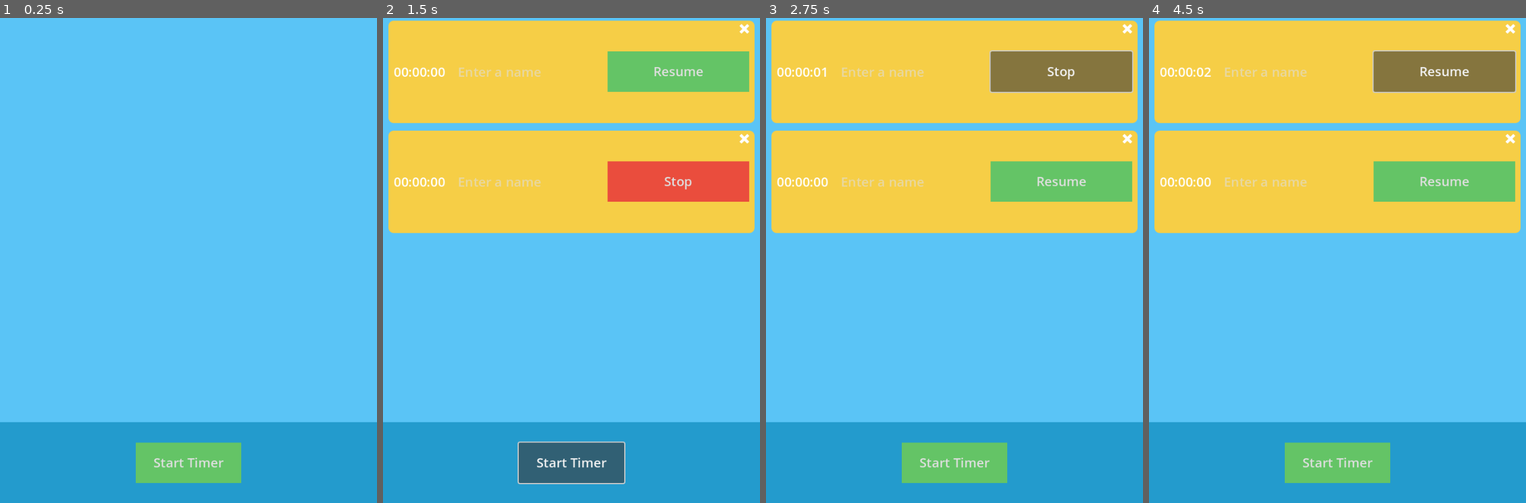
Above: before the commit, frames 1-4 (left to right).
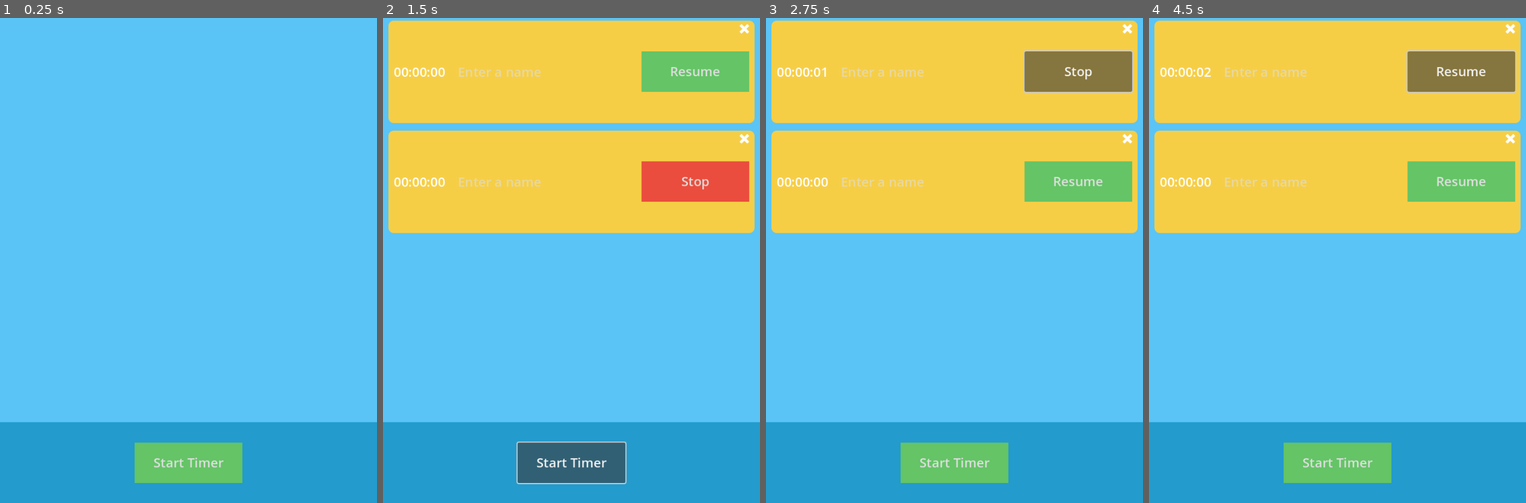
Above: after the commit, the same moments.

Repository: spaceyjase/timely
Game: Godot game, scene res://Scenes/Main/main_scene.tscn
The game is run twice, just before and just after one commit, with the same random seed, the same clock (stepped at 60 frames per second) and the same inputs.
Inputs:
- Up to frame 1 (0.25 s): no input
- Up to frame 2 (1.5 s): click "Start Timer" at 0.5 s; click "Start Timer" at 1.25 s
- Up to frame 3 (2.75 s): click "Resume" at 2 s
- Up to frame 4 (4.5 s): click "Stop" at 2.75 s; click "Resume" at 3.5 s; click "Stop" at 4.25 s

The runs differ from the first frame. In frame 1, less than 0.1% of the frame differs, in the area x 35-65%, y 87-96%; in frame 2, 1.9%; in frame 3, 2.0%; in frame 4, 2.0%, in the area x 35-90%, y 6-96%.

Commit message:
feat(ui): support longer timer names
 - issue #4

Diff:
--- a/Scenes/Main/main_scene.tscn
+++ b/Scenes/Main/main_scene.tscn
@@ -54,7 +54,7 @@
 theme_override_styles/panel = SubResource("StyleBoxFlat_twrxw")
 
 [node name="StartTimerButton" type="Button" parent="VBoxContainer/Panel"]
-custom_minimum_size = Vector2(150, 75)
+custom_minimum_size = Vector2(200, 75)
 layout_mode = 1
 anchors_preset = 8
 anchor_left = 0.5
--- a/Test/timer_test.gd
+++ b/Test/timer_test.gd
@@ -7,6 +7,7 @@
 	if timer_row == null:
 		printerr("timer_row is null")
 	timer_is_created()
+	timer_name_check()
 	timer_is_stopped_on_new()
 	timers_stopped_on_resume()
 	max_timers_new_timer_not_added()
@@ -23,6 +24,11 @@
 func timer_is_created() -> void:
 	add_timer()
 	assert(get_child(0).running)
+
+
+func timer_name_check() -> void:
+	get_child(0).timer_name = "12345678901234567890123456789012345678901234567890"
+	assert(get_child(0).timer_name == "12345678901234567890123456789012345678901234567890")
 
 
 func timer_is_stopped_on_new() -> void:
--- a/UI/TimerRow/timer_row.gd
+++ b/UI/TimerRow/timer_row.gd
@@ -16,6 +16,12 @@
 		else:
 			timer_button.text = "Stop"
 			timer_button.theme_type_variation = "StopButton"
+
+var timer_name: String:
+	get:
+		return timer_line_edit.text
+	set(value):
+		timer_line_edit.text = value
 
 var _timer: float = 0.0
 
--- a/UI/TimerRow/timer_row.tscn
+++ b/UI/TimerRow/timer_row.tscn
@@ -67,14 +67,13 @@
 theme_override_colors/font_color = Color(1, 1, 1, 1)
 theme_override_font_sizes/font_size = 24
 placeholder_text = "Enter a name"
-max_length = 25
+max_length = 50
 clear_button_enabled = true
 flat = true
 
 [node name="TimerButton" type="Button" parent="TimerContainer/MarginContainer/HBoxContainer"]
-custom_minimum_size = Vector2(150, 75)
+custom_minimum_size = Vector2(200, 75)
 layout_mode = 2
-size_flags_horizontal = 3
 size_flags_vertical = 4
 theme = ExtResource("2_ijdwf")
 theme_type_variation = &"ResumeButton"
